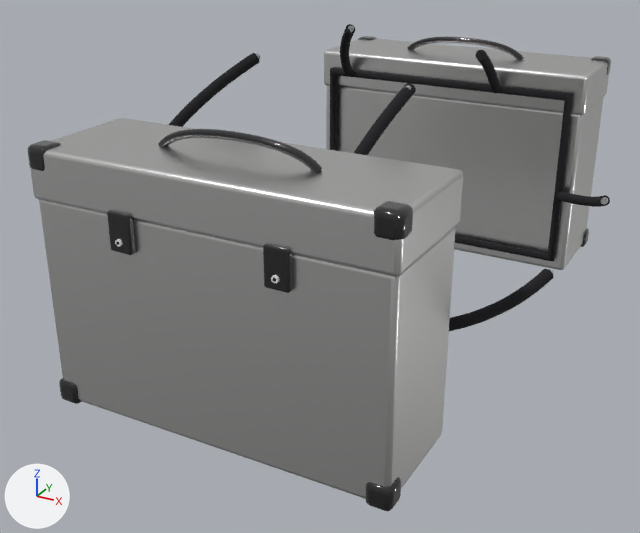
A saved change to the glTF model Data/BikesV2/common/panniers/alu_silver.glb.
Rendered twice from a 50 mm lens placed at (0.66, -1.329, 0.87), pointed at (-0.01, -0.111, 0.261). Every picture has the same lights, and +X, +Y and +Z are marked at lower left. The older version comes first. Vertices at exactly the same position are counted once.

The first picture shows 'panniers_alu_silver'.
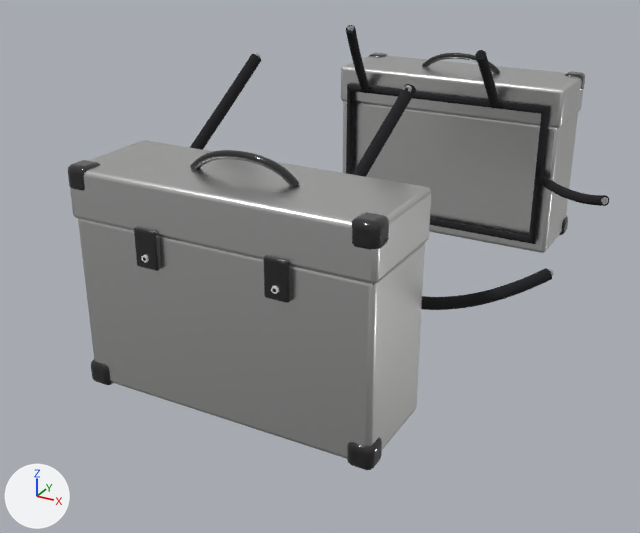
Location of each change, [x1, y1, x2, y2] in pixels of the pictures (640 x 533 px; the box of a moved part takes in the faces that stretch with it):
'panniers_alu_silver', reshaped (7% narrower, 9% shorter)
    before: [28, 24, 611, 511]
    after: [68, 25, 609, 470]
part 1 of me_panniers_alu_silver, moved or reshaped
    before: [39, 200, 456, 499]
    after: [78, 219, 425, 459]
part 2 of me_panniers_alu_silver, moved or reshaped
    before: [30, 118, 463, 277]
    after: [70, 140, 431, 284]
part 3 of me_panniers_alu_silver, moved or reshaped
    before: [326, 85, 603, 270]
    after: [343, 101, 578, 253]
part 4 of me_panniers_alu_silver, moved or reshaped
    before: [324, 39, 609, 115]
    after: [341, 55, 583, 128]
part 5 of me_panniers_alu_silver, moved or reshaped
    before: [59, 378, 82, 404]
    after: [91, 359, 113, 385]
part 6 of me_panniers_alu_silver, moved or reshaped
    before: [28, 140, 61, 171]
    after: [68, 160, 101, 191]
part 7 of me_panniers_alu_silver, moved or reshaped
    before: [365, 477, 401, 511]
    after: [347, 437, 382, 470]
part 8 of me_panniers_alu_silver, moved or reshaped
    before: [374, 201, 413, 240]
    after: [352, 212, 389, 250]
part 9 of me_panniers_alu_silver, moved or reshaped
    before: [107, 210, 136, 255]
    after: [134, 227, 162, 271]
part 10 of me_panniers_alu_silver, moved or reshaped
    before: [263, 243, 293, 293]
    after: [263, 255, 292, 303]
part 11 of me_panniers_alu_silver, moved or reshaped
    before: [358, 36, 377, 40]
    after: [369, 53, 387, 57]
part 12 of me_panniers_alu_silver, moved or reshaped
    before: [580, 228, 589, 247]
    after: [559, 216, 568, 235]
part 13 of me_panniers_alu_silver, moved or reshaped
    before: [590, 56, 611, 75]
    after: [565, 71, 585, 91]
part 14 of me_panniers_alu_silver, moved or reshaped
    before: [115, 239, 122, 246]
    after: [142, 255, 149, 262]
part 15 of me_panniers_alu_silver, moved or reshaped
    before: [271, 275, 279, 283]
    after: [271, 286, 279, 294]
part 16 of me_panniers_alu_silver, moved or reshaped
    before: [330, 24, 610, 262]
    after: [346, 25, 609, 244]
part 17 of me_panniers_alu_silver, moved or reshaped
    before: [158, 52, 554, 331]
    after: [190, 54, 552, 310]

Patch to the scene script:
```diff
--- a/Data/BikesV2/common/panniers/alu_silver.glb.py
+++ b/Data/BikesV2/common/panniers/alu_silver.glb.py
@@ me_panniers_alu_silver @@
-me_panniers_alu_silver.from_pydata(...)  # 5256 vertices, 10328 faces; spans x -0.24..0.4, y -0.52..0.52, z 0.145..0.623
+me_panniers_alu_silver.from_pydata(...)  # 5256 vertices, 10328 faces; spans x -0.199..0.399, y -0.493..0.493, z 0.174..0.621
+# me_panniers_alu_silver part 1: the loose piece of 96 vertices spanning x -0.235..0.305, y -0.507..-0.322, z 0.15..0.47 is scaled about its middle by (0.848, 0.844, 0.813), then moved by (0.0, 0.014, 0.0)
+# me_panniers_alu_silver part 2: the loose piece of 96 vertices spanning x -0.239..0.309, y -0.511..-0.318, z 0.466..0.54 is scaled about its middle by (0.85, 0.85, 1), then moved by (0.0, 0.014, -0.029)
+# me_panniers_alu_silver part 3: the loose piece of 96 vertices spanning x -0.235..0.305, y 0.322..0.507, z 0.15..0.47 is scaled about its middle by (0.848, 0.844, 0.813), then moved by (0.0, -0.014, 0.0)
+# me_panniers_alu_silver part 4: the loose piece of 96 vertices spanning x -0.239..0.309, y 0.318..0.511, z 0.466..0.54 is scaled about its middle by (0.85, 0.85, 1), then moved by (0.0, -0.014, -0.029)
+# me_panniers_alu_silver part 5: the loose piece of 96 vertices spanning x -0.24..-0.202, y -0.512..-0.474, z 0.145..0.183 is moved by (0.04, 0.028, 0.029)
+# me_panniers_alu_silver part 6: the loose piece of 96 vertices spanning x -0.24..-0.202, y -0.512..-0.474, z 0.506..0.544 is moved by (0.04, 0.028, -0.029)
+# me_panniers_alu_silver part 7: the loose piece of 96 vertices spanning x 0.272..0.31, y -0.512..-0.474, z 0.145..0.183 is moved by (-0.041, 0.028, 0.029)
+# me_panniers_alu_silver part 8: the loose piece of 96 vertices spanning x 0.272..0.31, y -0.512..-0.474, z 0.506..0.544 is moved by (-0.041, 0.028, -0.029)
+# me_panniers_alu_silver part 9: the loose piece of 96 vertices spanning x -0.102..-0.066, y -0.517..-0.505, z 0.42..0.476 is moved by (0.018, 0.028, -0.029)
+# me_panniers_alu_silver part 10: the loose piece of 96 vertices spanning x 0.136..0.172, y -0.517..-0.505, z 0.42..0.476 is moved by (-0.018, 0.028, -0.029)
+# me_panniers_alu_silver part 11: the loose piece of 96 vertices spanning x -0.24..-0.202, y 0.474..0.512, z 0.506..0.544 is moved by (0.04, -0.028, -0.029)
+# me_panniers_alu_silver part 12: the loose piece of 96 vertices spanning x 0.272..0.31, y 0.474..0.512, z 0.145..0.183 is moved by (-0.041, -0.028, 0.029)
+# me_panniers_alu_silver part 13: the loose piece of 96 vertices spanning x 0.272..0.31, y 0.474..0.512, z 0.506..0.544 is moved by (-0.041, -0.028, -0.029)
+# me_panniers_alu_silver part 14: the loose piece of 40 vertices spanning x -0.089..-0.079, y -0.52..-0.517, z 0.431..0.441 is moved by (0.018, 0.028, -0.029)
+# me_panniers_alu_silver part 15: the loose piece of 40 vertices spanning x 0.149..0.159, y -0.52..-0.517, z 0.431..0.441 is moved by (-0.018, 0.028, -0.029)
+# me_panniers_alu_silver part 16: 1518 of 5256 vertices moved; they spanned x -0.217..0.4, y 0.147..0.52, z 0.173..0.623 and now span x -0.177..0.399, y 0.145..0.493, z 0.202..0.621; mean shift (0.0, -0.005, -0.016); largest move (0.281, 0.311, 0.301) -> (0.238, 0.313, 0.33)
+# me_panniers_alu_silver part 17: 1494 of 5256 vertices moved; they spanned x -0.217..0.4, y -0.421..-0.147, z 0.173..0.623 and now span x -0.177..0.399, y -0.407..-0.145, z 0.202..0.621; mean shift (0.0, 0.004, -0.015); largest move (0.281, -0.311, 0.301) -> (0.238, -0.313, 0.33)
+# other edits to the shape of me_panniers_alu_silver do not show in these pictures
 me_panniers_alu_silver.materials.append(mat_d3_lugalu)
```
